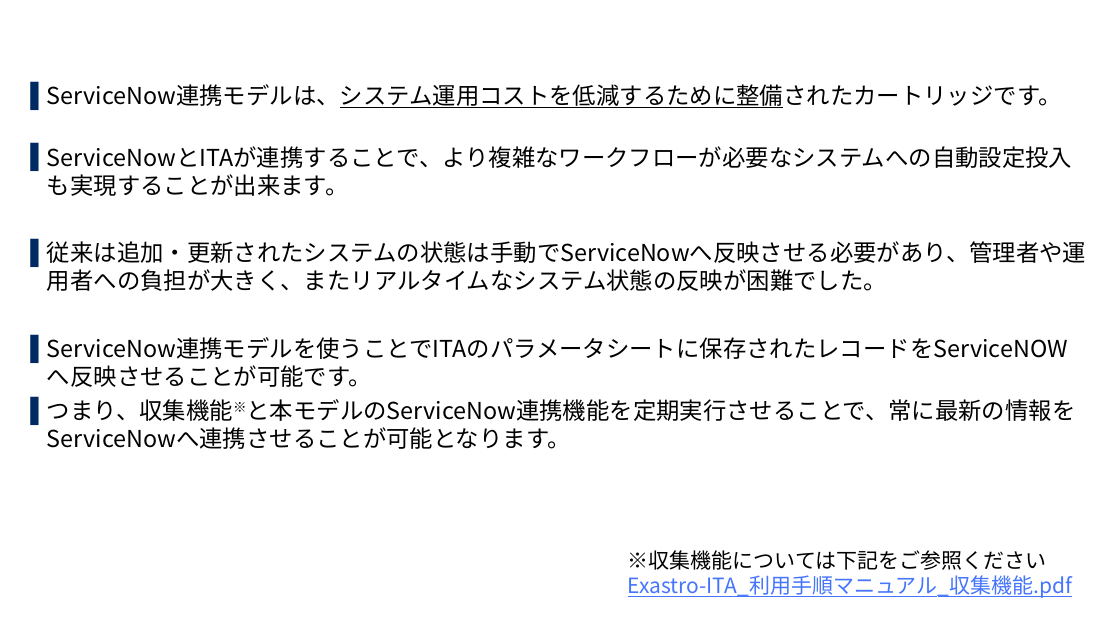
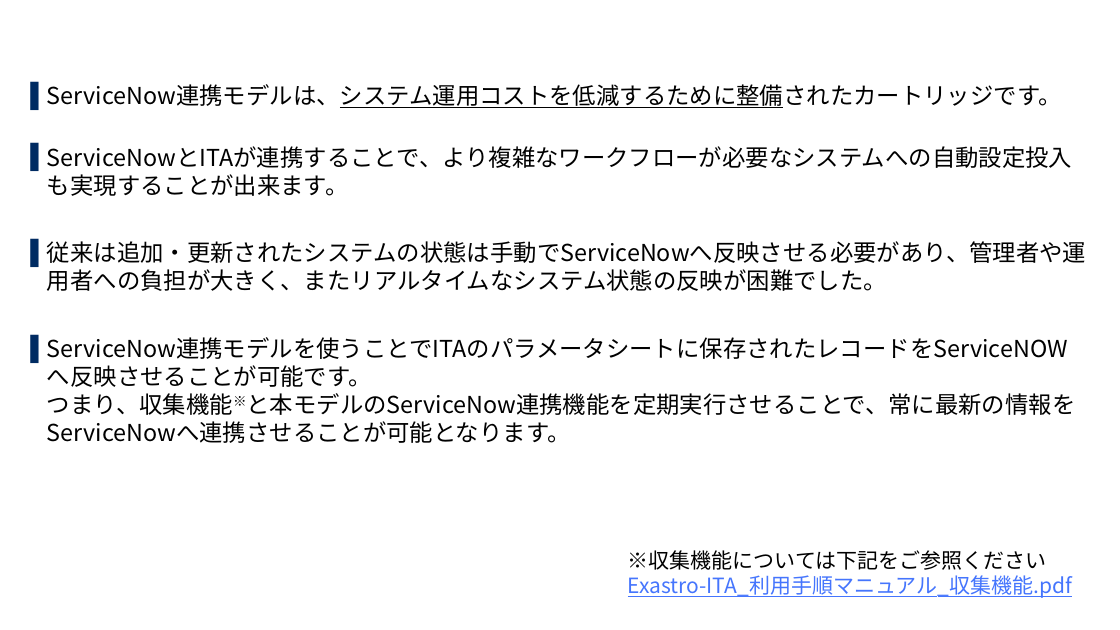
Before and after one commit to exastro-suite/SettingSamples-ServiceNow, a slide deck: slide 6 of docs/setting-samples-servicenow-overview_ja.pptx. Drawn at 1120x630 pixels with LibreOffice and Linux fonts; fonts in the diff are those of the drawing; background and template pictures are left out. Boxes give left, top, right and bottom in pixels: in the first picture for what was removed or moved away, otherwise in the second. Text is boxed around its words. In the diff, an @@ line names an element or a change of style, - is before the commit and + after.

```diff
--- a/docs/setting-samples-servicenow-overview_ja.pptx
+++ b/docs/setting-samples-servicenow-overview_ja.pptx
@@ text at (47, 365, 1076, 443): text changed @@
-▌ ServiceNow連携モデルを使うことでITAのパラメータシートに保存されたレコードをServiceNOWへ反映させることが可能です。
-▌ つまり、収集機能※と本モデルのServiceNow連携機能を定期実行させることで、常に最新の情報をServiceNowへ連携させることが可能となります。
+▌ ServiceNow連携モデルを使うことでITAのパラメータシートに保存されたレコードをServiceNOWへ反映させることが可能です。
+  つまり、収集機能※と本モデルのServiceNow連携機能を定期実行させることで、常に最新の情報をServiceNowへ連携させることが可能となります。
```
Also in this commit, not shown: 4 other slides changed, 1 slide added, 3 other files.
